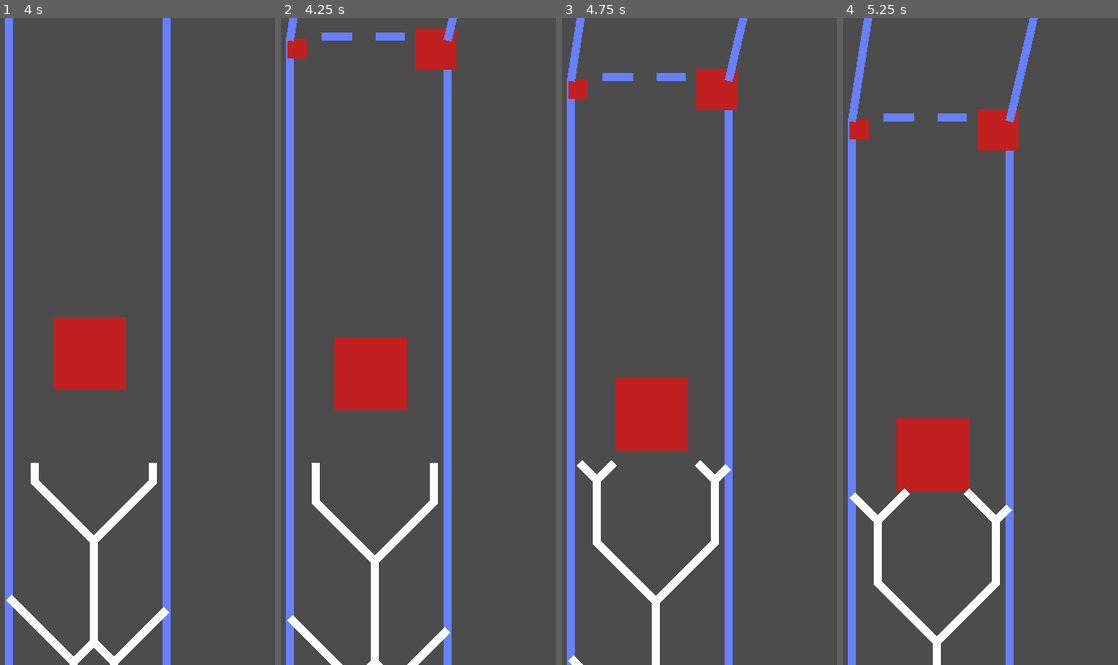
Above: before the commit, frames 1-4 (left to right).
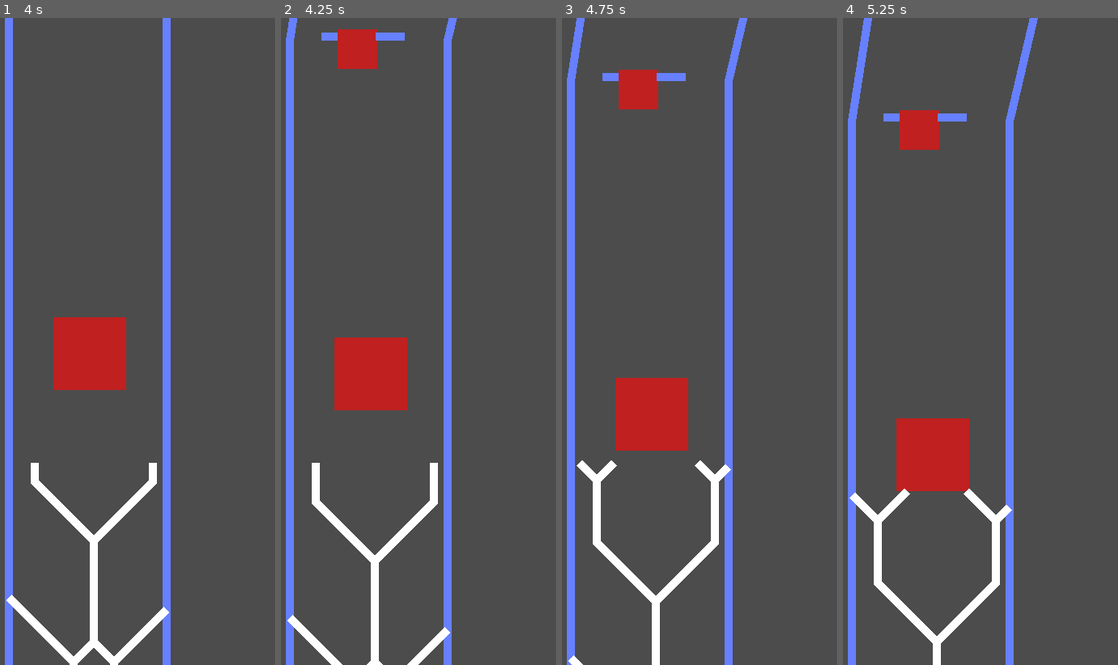
Above: after the commit, the same moments.

Repository: Ryan-Mirch/Divide-Endless-Runner-Game
Game: Godot game, scene res://Scenes/GameScene.tscn
The game is run twice, just before and just after one commit, with the same random seed, the same clock (stepped at 60 frames per second) and the same inputs.
Inputs:
- Up to frame 1 (4 s): tap Enter (ui_accept) at 0.5, 0.77, 1.52, 3.02, 3.77 s
- Up to frame 2 (4.25 s): no input
- Up to frame 3 (4.75 s): tap Enter (ui_accept) at 4.52 s
- Up to frame 4 (5.25 s): no input

Frame 1 is identical in both runs. In frame 2, 2.0% of the frame differs, in the area x 2-64%, y 1-8%; in frame 3, 2.0%; in frame 4, 2.0%.

Commit message:
Changed Obstacles name to "Hazard"

Diff:
--- a/Scenes/Border.tscn
+++ b/Scenes/Border.tscn
@@ -49,7 +49,7 @@
 
 func spawn_border():
 	get_parent().createRandomBarrier()
-	get_parent().createRandomObstacle()
+	get_parent().createRandomHazard()
 	leading = false
 	remove_from_group(\"Leading Border\")
 
--- a/Scenes/ColorRect.gd
+++ b/Scenes/ColorRect.gd
@@ -119,6 +119,6 @@
 
 func _on_Area2D_area_entered(area):
 	if !is_in_group("Leading"): return
-	if area.name == "Barrier" || area.name == "Obstacle" || area.name == "Border":
+	if area.name == "Barrier" || area.name == "Hazard" || area.name == "Border":
 		remove_from_group("Leading")
 		$"Control/Area2D/CollisionShape2D".call_deferred("disabled",true)
--- a/Scenes/GameScene.tscn
+++ b/Scenes/GameScene.tscn
@@ -23,7 +23,7 @@
 
 	createInitialBorders()
 
-	createObstacle(3, Global.centerX)
+	createHazard(3, Global.centerX)
 
 
 func createInitialBorders():
@@ -45,15 +45,15 @@
 	borderLeft.setPoints(leftP1, leftP2)
 	borderRight.setPoints(rightP1, rightP2)
 
-func createRandomObstacle():
+func createRandomHazard():
 	var bounds = Global.getCurrentBorderBounds()
 
 	var size = rand_range(0.5, 2)
 	var position = rand_range(bounds[0], bounds[1])
-	createObstacle(size, position)
+	createHazard(size, position)
 
-func createObstacle(size, position):
-	var b = Global.obstacle.instance()
+func createHazard(size, position):
+	var b = Global.hazard.instance()
 	add_child(b)
 	b.initialize(size, position)
 
@@ -66,8 +66,6 @@
 	createBarrier(size, position)
 
 func createBarrier(size, position):
-	var bounds = Global.getCurrentBorderBounds()
-
 	var newBarrier = Global.barrier.instance()
 	add_child(newBarrier)
 
--- a/Scenes/Obstacle.tscn
+++ b/Scenes/Hazard.tscn
@@ -31,15 +31,15 @@
 [sub_resource type="RectangleShape2D" id=2]
 extents = Vector2( 15, 15 )
 
-[node name="Obstacle" type="ColorRect"]
+[node name="Hazard" type="ColorRect"]
 margin_right = 30.0
 margin_bottom = 30.0
 rect_pivot_offset = Vector2( 15, 15 )
 color = Color( 0.752941, 0.12549, 0.12549, 1 )
 script = SubResource( 1 )
 
-[node name="Obstacle" type="Area2D" parent="."]
+[node name="Hazard" type="Area2D" parent="."]
 
-[node name="CollisionShape2D" type="CollisionShape2D" parent="Obstacle"]
+[node name="CollisionShape2D" type="CollisionShape2D" parent="Hazard"]
 position = Vector2( 15, 15 )
 shape = SubResource( 2 )
--- a/Scripts/Global.gd
+++ b/Scripts/Global.gd
@@ -18,7 +18,7 @@
 var segment = preload("res://Scenes/Segment.tscn")
 var barrier = preload("res://Scenes/Barrier.tscn")
 var border = preload("res://Scenes/Border.tscn")
-var obstacle = preload("res://Scenes/Obstacle.tscn")
+var hazard = preload("res://Scenes/Hazard.tscn")
 
 func _ready():
 	pass
